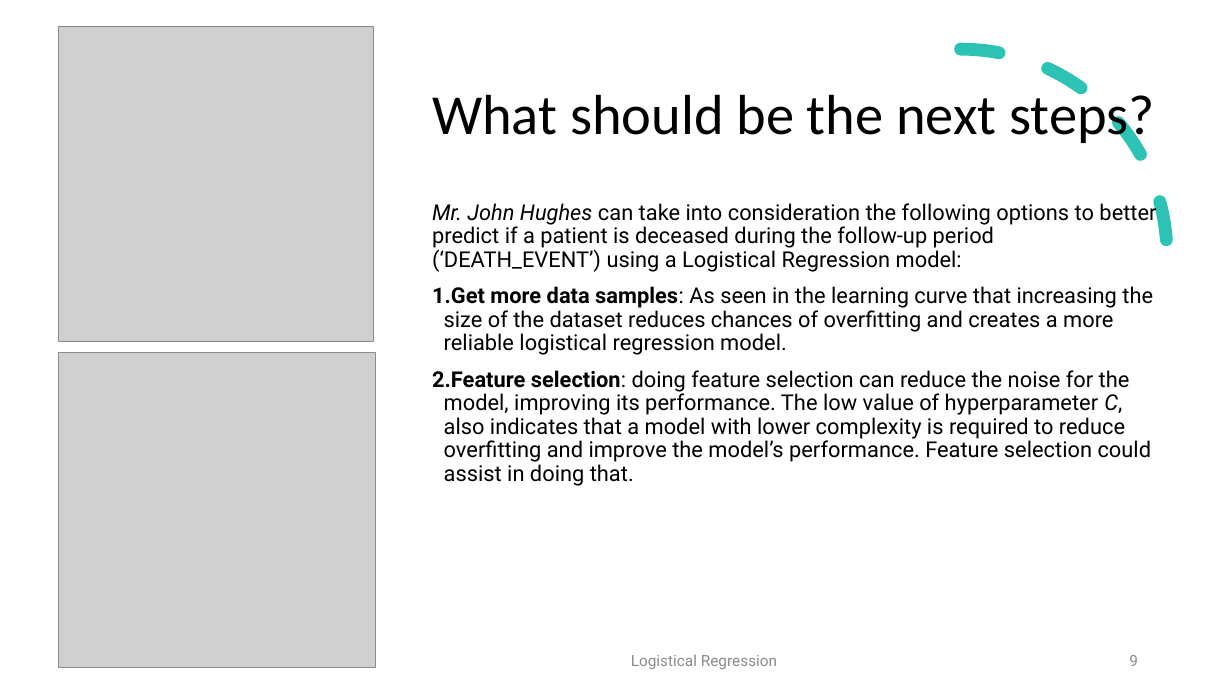
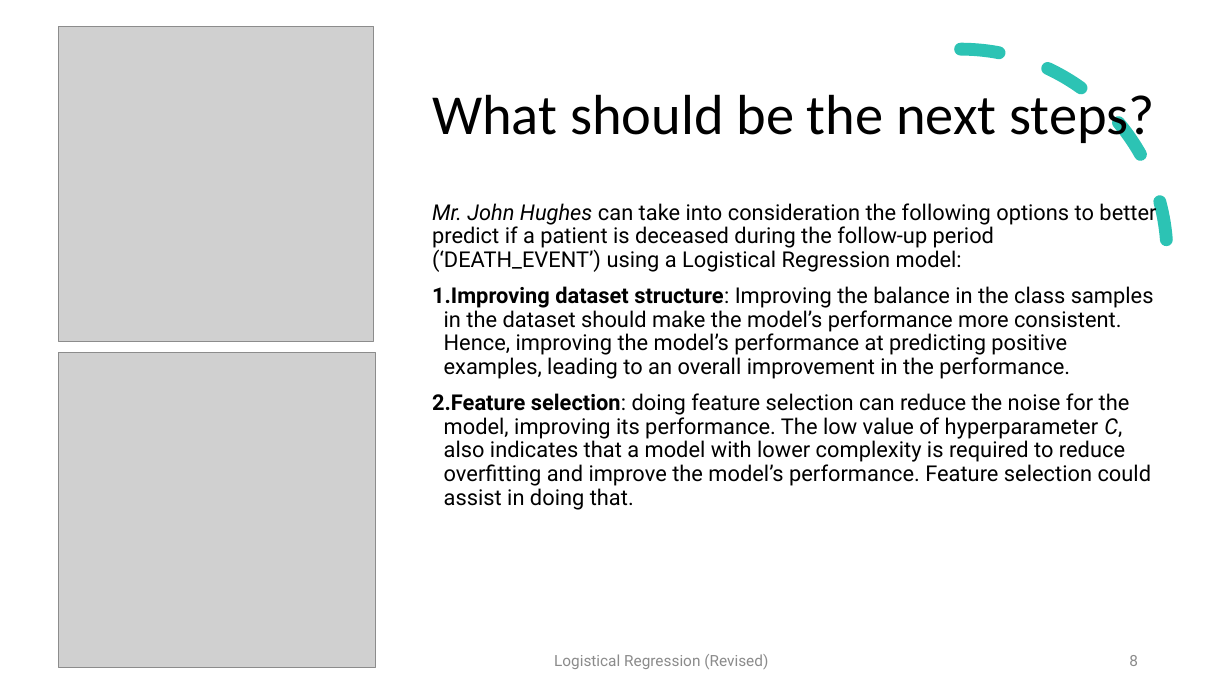
Before and after one commit to radroid/ml-algorithms-assignments, a slide deck: slide 8 of logistical_regression/Logistical Regression - Assignment 2.pptx (slide 9 before the commit). Drawn at 1232x693 pixels with LibreOffice and Linux fonts; fonts in the diff are those of the drawing; grey boxes stand for pictures. Boxes give left, top, right and bottom in pixels: in the first picture for what was removed or moved away, otherwise in the second. Text is boxed around its words. In the diff, an @@ line names an element or a change of style, - is before the commit and + after.

Commit message:
Update Logistical Regression - Assignment 2.pptx
Update presentation with new results

```diff
--- a/logistical_regression/Logistical Regression - Assignment 2.pptx
+++ b/logistical_regression/Logistical Regression - Assignment 2.pptx
@@ text at [432,286,1154,379]: text changed @@
-1. Get more data samples: As seen in the learning curve that increasing the size of the dataset reduces chances of overfitting and creates a more reliable logistical regression model.
+1. Improving dataset structure: Improving the balance in the class samples in the dataset should make the model’s performance more consistent. Hence, improving the model’s performance at predicting positive examples, leading to an overall improvement in the performance.
@@ text at [554,654,768,669]: text changed @@
-Logistical Regression
+Logistical Regression (Revised)
```
Also in this commit, not shown: 7 other slides changed, 1 slide removed.
